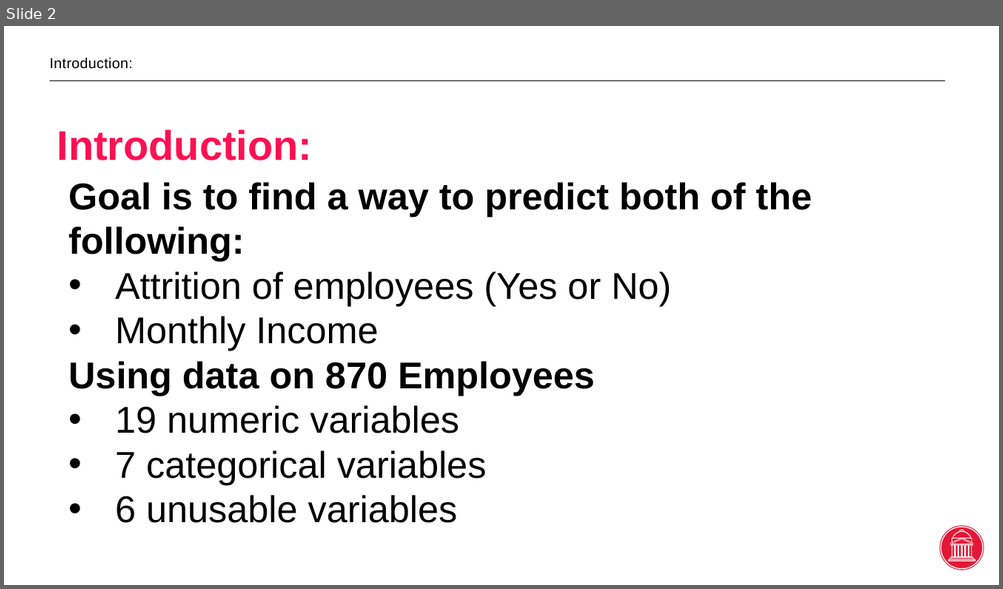
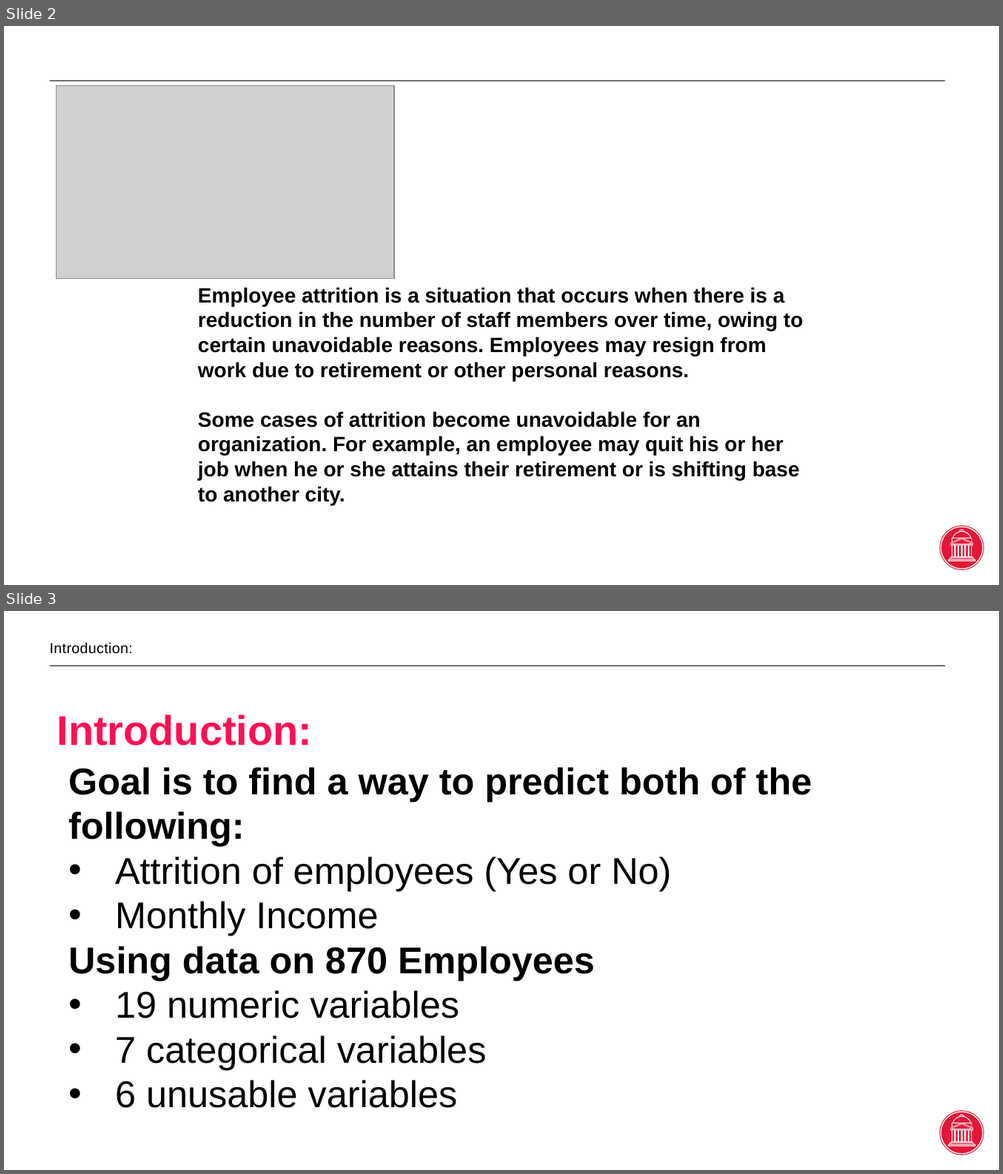
Before and after one commit to tekmologi8/CaseStudy2DDS, a slide deck: Ndede_George_DS6306_CaseStudy-2.pptx. Shown one above the other, each under a label of ours: slide 2 before the commit, slides 2 and 3 after it. The pictures are 1003x589 and 1003x1174 pixels, drawn with LibreOffice and Linux fonts; fonts in the diff are those of the drawing; grey boxes stand for pictures. Boxes give left, top, right and bottom in pixels: in the first picture for what was removed or moved away, otherwise in the second. Text is boxed around its words. In the diff, an @@ line names an element or a change of style, - is before the commit and + after.

```diff
--- a/Ndede_George_DS6306_CaseStudy-2.pptx
+++ b/Ndede_George_DS6306_CaseStudy-2.pptx
@@ slide 2 added at <box>4,26,999,585</box>, background #FFFFFF; not listed: 28 template elements that a slide beside it also shows @@
@@ picture added at <box>57,86,394,278</box> @@
@@ text added at <box>198,287,802,506</box>, 20 pt, text #000000, bold @@
+Employee attrition is a situation that occurs when there is a reduction in the number of staff members over time, owing to certain unavoidable reasons. Employees may resign from work due to retirement or other personal reasons.
+Some cases of attrition become unavoidable for an organization. For example, an employee may quit his or her job when he or she attains their retirement or is shifting base to another city.
@@ what was slide 2 is now slide 3 @@
```
Also in this commit, not shown: 2 slides changed, 6 other files.
